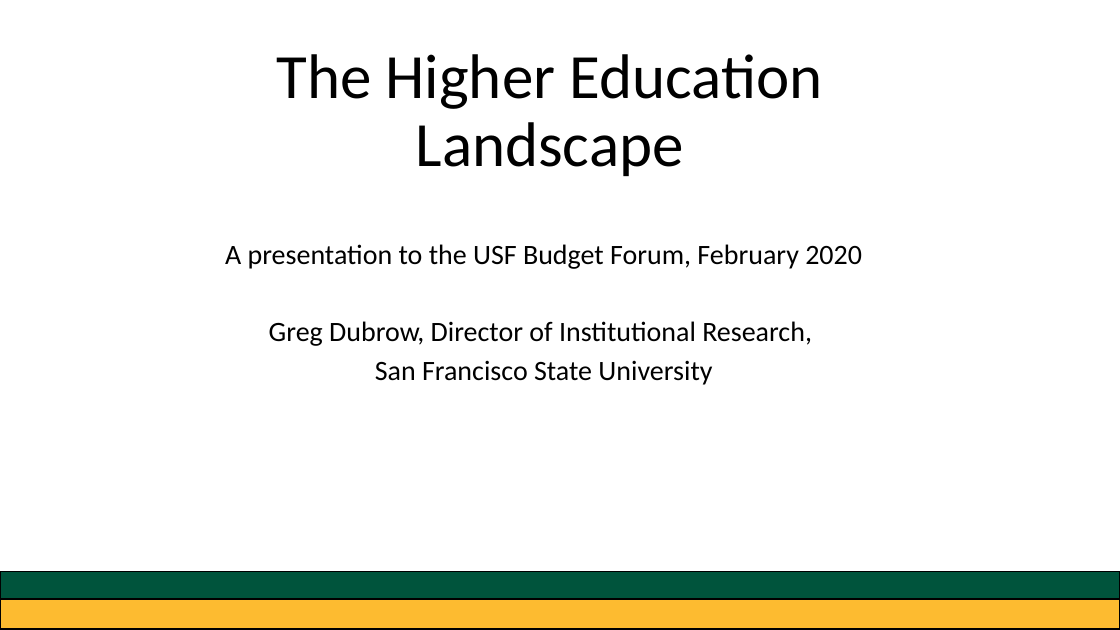
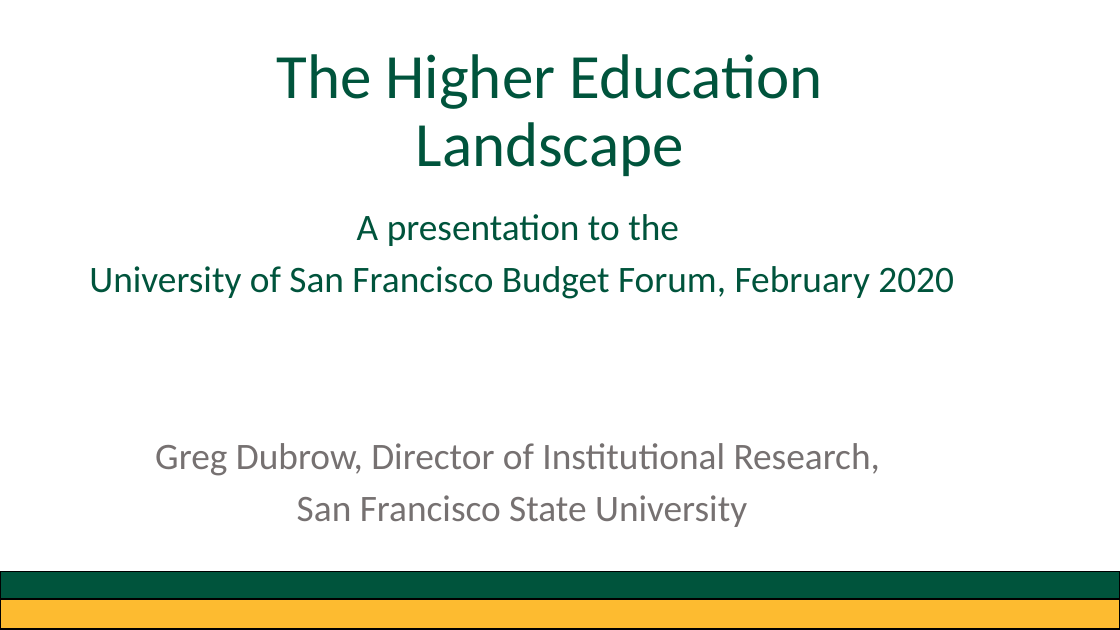
Before and after one commit to greg-dubrow/USF-talk-February-2020, a slide deck: slide 1 of usf_presentation_0220_gdubrow.pptx. Drawn at 1120x630 pixels with LibreOffice and Linux fonts; fonts in the diff are those of the drawing. Boxes give left, top, right and bottom in pixels: in the first picture for what was removed or moved away, otherwise in the second. Text is boxed around its words. In the diff, an @@ line names an element or a change of style, - is before the commit and + after.

```diff
--- a/usf_presentation_0220_gdubrow.pptx
+++ b/usf_presentation_0220_gdubrow.pptx
@@ title "The Higher Education Landscape" at (276, 54, 823, 176): text colour #000000 to #00543C @@
@@ subtitle "A presentation to the": place and size @@
-subtitle "A presentation to the" at (225, 244, 862, 385)
+subtitle "A presentation to the" at (89, 214, 954, 527)
@@ subtitle at (89, 214, 954, 299): text changed; size 24 to 32 pt; text colour #000000 to #00543C @@
-A presentation to the USF Budget Forum, February 2020
+A presentation to the
+University of San Francisco Budget Forum, February 2020
@@ subtitle at (155, 443, 880, 527): size 24 to 32 pt, text colour #000000 to #767171 in "Greg Dubrow, Director of Institutional Research,", "San Francisco State University"; line spacing 0.8 to 0.9 @@
```
Also in this commit, not shown: 6 other slides changed, 6 slides added, 2 slides removed, 7 other files.
